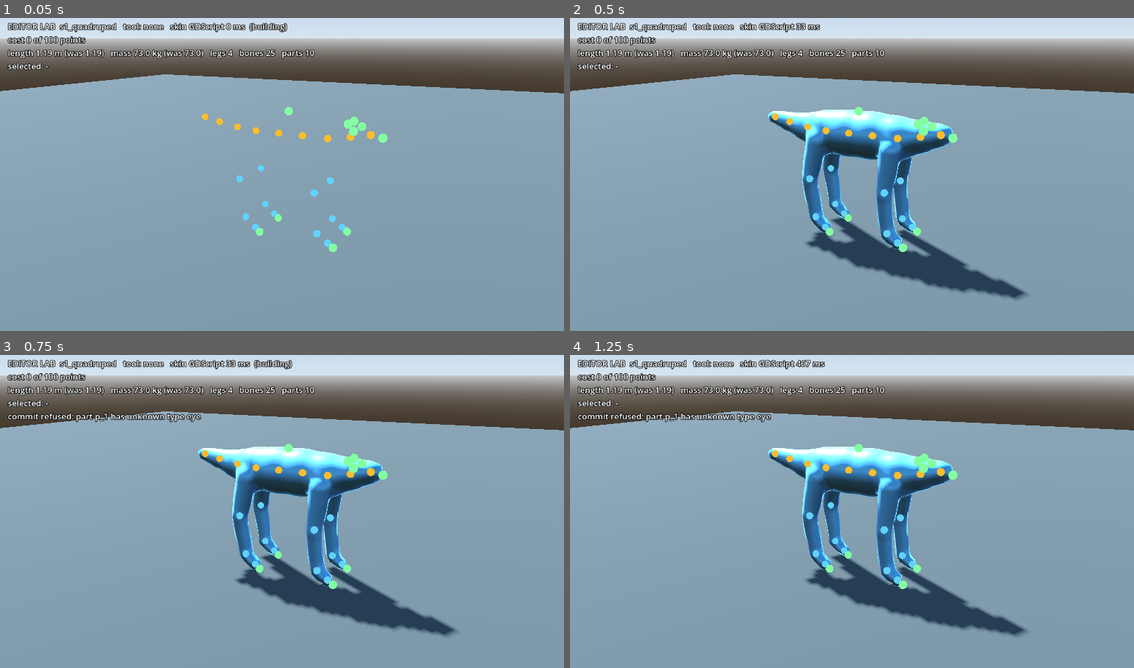
Above: before the commit, frames 1-4 (two rows, left to right).
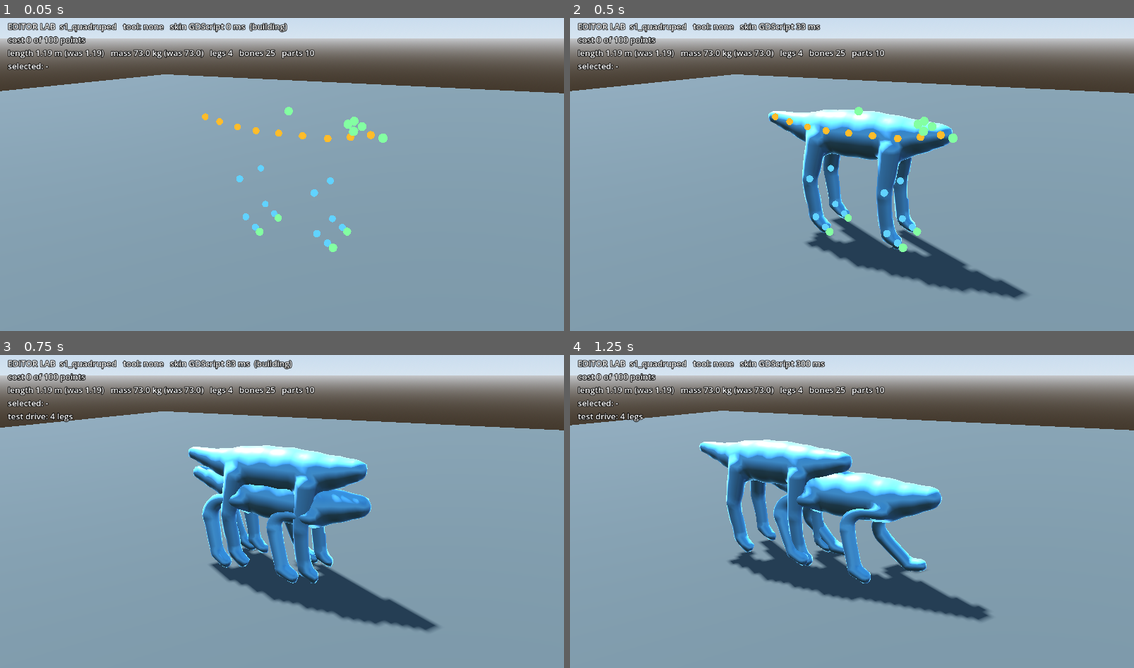
Above: after the commit, the same moments.

Repository: jjthillens-oss/pangaea
Game: Godot game, scene res://editor_lab.tscn
Same seed, same stepped clock (60 frames per second), same inputs: the game is played once before the commit and once after it. This scene is started directly instead of the project's main scene.
Inputs (mouse positions are in pixels of both pictures, inside the frame that each line leads up to):
- Up to frame 1 (0.05 s): no input
- Up to frame 2 (0.5 s): no input
- Up to frame 3 (0.75 s): tap Enter at 0.5 s; move the mouse to (406, 492) at 0.52 s; hold D from 0.53 s (still down); tap T at 0.6 s; click (406, 492) at 0.67 s
- Up to frame 4 (1.25 s): keep holding D

Frames 1-2 are identical in both runs. In frame 3, 11% of the frame differs, in the area x 0-82%, y 1-90%; in frame 4, 16%.

Commit message:
Editor Lab: test drive (T or --drive) walks the working body on Gait Lab legs; demo ends with the edited creature walking
Co-Authored-By: Claude Opus 5.5 (1M context) <noreply@anthropic.com>
Claude-Session: https://claude.ai/code/session_01Cu6xqFo6r7nPobn3Hyk9Ph

Diff:
--- a/prototypes/creature-lab/editor_lab.gd
+++ b/prototypes/creature-lab/editor_lab.gd
@@ -2,14 +2,16 @@
 ## Editor Lab (PROPOSED): drag a Stage 1 body's vertebrae, joints and parts, with the skin rebuilt live. A thin shell
 ## over the scene-free editor core (domain/creature_editor_session.gd, domain/editor_picking.gd); the game's editor
 ## UI would host the same core. Command line (after --): --body=NAME (default s1_quadruped), --points=N,
-## --divisions=N (skin grid), --sync (build the skin on the main thread), --demo (a scripted run of edits for a clip;
+## --divisions=N (skin grid), --sync (build the skin on the main thread), --drive (start in the test drive),
+## --duration=SECONDS, --demo (a scripted run of edits for a clip;
 ## quits when done).
 ##
 ## Mouse: left-drag a handle (orange vertebra, blue joint, green part) to move it; with a part tool chosen, left-click
 ## the skin to add one. Wheel over the selected vertebra or joint: thicker or thinner; elsewhere: zoom. Right-drag:
 ## orbit. A selected part shows a yellow ring: drag its handle round to turn the part. Keys: 1-5 part tools (eye, beak, fin, foot, horn), 6 or L limb tool (click the skin and drag the new limb's
 ## tip out), 0 no tool, Q/E turn and R/F tilt the selected part, Delete removes the selection, Insert adds a
-## vertebra or joint after the selection, Ctrl+Z / Ctrl+Y undo and redo, Enter commits.
+## vertebra or joint after the selection, Ctrl+Z / Ctrl+Y undo and redo, Enter commits; T test-drives
+## the body (it walks on Gait Lab legs; T again returns to editing).
 ##
 ## A vertebra on the middle line stays on it while dragged, so a symmetric body stays symmetric. Dragging a mirror
 ## copy's joint or a part's twin moves the original, mirrored.
@@ -22,6 +24,10 @@
 const Session := preload("res://domain/creature_editor_session.gd")
 const Picking := preload("res://domain/editor_picking.gd")
 const BodyCodec := preload("res://domain/body_codec.gd")
+const GaitLab := preload("res://lab_data.gd")
+const Drives := preload("res://lab_drives.gd")
+const GaitBody := preload("res://domain/gait_body.gd")
+const WalkerRig := preload("res://rig/walker_rig.gd")
 
 const TOOLS := ["eye", "beak", "fin", "foot", "horn"]
 const HANDLE_PICK_PX := 16.0
@@ -54,6 +60,9 @@
 var threaded := true
 ## --async: the demo also builds on the worker thread (a check of the threaded path).
 var async_demo := false
+## --drive: start in the test drive (with --duration=SECONDS to quit after a while).
+var drive_now := false
+var duration := 0.0
 var _worker: Thread
 var _mutex := Mutex.new()
 var _signal := Semaphore.new()
@@ -68,6 +77,9 @@
 var _rig_offset := Vector3.ZERO
 var _time := 0.0
 var _demo_steps: Array = []
+## Test drive (T): the working body walking on Gait Lab legs, in place of the editor view.
+var walker: Node3D
+var _drive_t := 0.0
 var _sphere: SphereMesh
 
 
@@ -81,6 +93,8 @@
 			"demo": demo = true
 			"sync": threaded = false
 			"async": async_demo = true
+			"drive": drive_now = true
+			"duration": duration = float(kv[1])
 	part_rules = Lab.part_rules()
 	orientations = Lab.part_orientations(part_rules)
 	session = Session.new(Lab.body(body_name), Lab.rules(), part_rules, Lab.editor_costs(), points)
@@ -298,6 +312,8 @@
 			insert_after_selected()
 		elif k.keycode == KEY_ENTER:
 			commit()
+		elif k.keycode == KEY_T:
+			test_drive()
 
 
 ## Left button down at a screen position: grab a handle, or add a part with the current tool.
@@ -462,6 +478,33 @@
 		_result(session.insert_joint(selected["limb"], selected["id"]), "added a joint")
 
 
+## Toggles the test drive: the body as it stands walks, trots, runs and turns (the Walker Lab's demo drive).
+func test_drive() -> void:
+	if walker:
+		walker.free()
+		walker = null
+		rig.visible = true
+		handle_root.visible = true
+		message = "back to editing"
+		return
+	var desc = session.working
+	var info := GaitBody.from_description(desc)
+	if info["legs"].is_empty():
+		message = "no legs to walk on (a leg needs a knee and must reach the ground)"
+		return
+	var mech = GaitLab.BodyMechanics.create("edited", info["body"], GaitLab.table())
+	walker = WalkerRig.new()
+	add_child(walker)
+	walker.setup(desc, SkinCpu.build(desc, desc.preview_divisions(session.rules)),
+			GaitLab.GaitPlanner.create(mech, Vector3.ZERO, 0.0), info, BODY_COLOR,
+			AnchorResolver.resolve_all(desc, BodyField.from_description(desc), orientations), orientations)
+	walker.body.use_skin_shader({"color_base": BODY_COLOR, "pattern_seed": 3, "coat_pattern": 2, "detail_pattern": 1})
+	rig.visible = false
+	handle_root.visible = false
+	_drive_t = 0.0
+	message = "test drive: %d legs" % info["legs"].size()
+
+
 func commit() -> void:
 	var c: Dictionary = session.commit()
 	if c["ok"]:
@@ -522,8 +565,20 @@
 	if _dirty:
 		_rebuild()
 	_collect_skin()
-	camera.position = _focus + _distance * Vector3(sin(_orbit.x) * cos(_orbit.y), sin(_orbit.y), cos(_orbit.x) * cos(_orbit.y))
-	camera.look_at(_focus, Vector3.UP)
+	if drive_now and rig:
+		drive_now = false
+		test_drive()
+	if duration > 0.0 and _time >= duration:
+		get_tree().quit()
+	var focus := _focus
+	if walker:
+		_drive_t += 1.0 / 60.0
+		var input := Drives.input("demo", _drive_t)
+		walker.planner.step(1.0 / 60.0, input.x, input.y)
+		walker.sync(1.0 / 60.0)
+		focus = walker.planner.position + Vector3(0.0, _focus.y, 0.0)
+	camera.position = focus + _distance * Vector3(sin(_orbit.x) * cos(_orbit.y), sin(_orbit.y), cos(_orbit.x) * cos(_orbit.y))
+	camera.look_at(focus, Vector3.UP)
 	var pv: Dictionary = session.preview()
 	var now: Dictionary = pv["phenotype"]
 	var was: Dictionary = pv["current"]
@@ -619,7 +674,8 @@
 	steps.append([14.0, func(): _report(session.undo(), "undo")])
 	steps.append([14.6, func(): _report(session.redo(), "redo")])
 	steps.append([15.4, func(): commit()])
-	steps.append([17.0, func(): get_tree().quit()])
+	steps.append([16.4, func(): test_drive()])
+	steps.append([25.0, func(): get_tree().quit()])
 	return steps
 
 
Not shown, changed: docs/research/spore/EDITOR_CORE_REPORT.md
